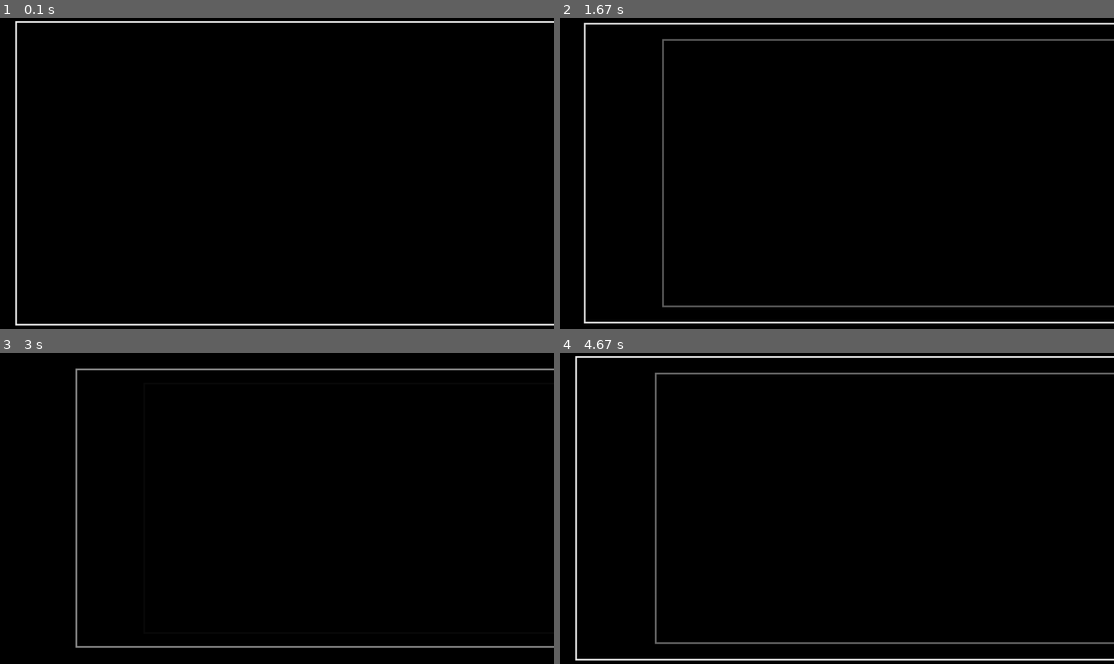
Above: before the commit, frames 1-4 (two rows, left to right).
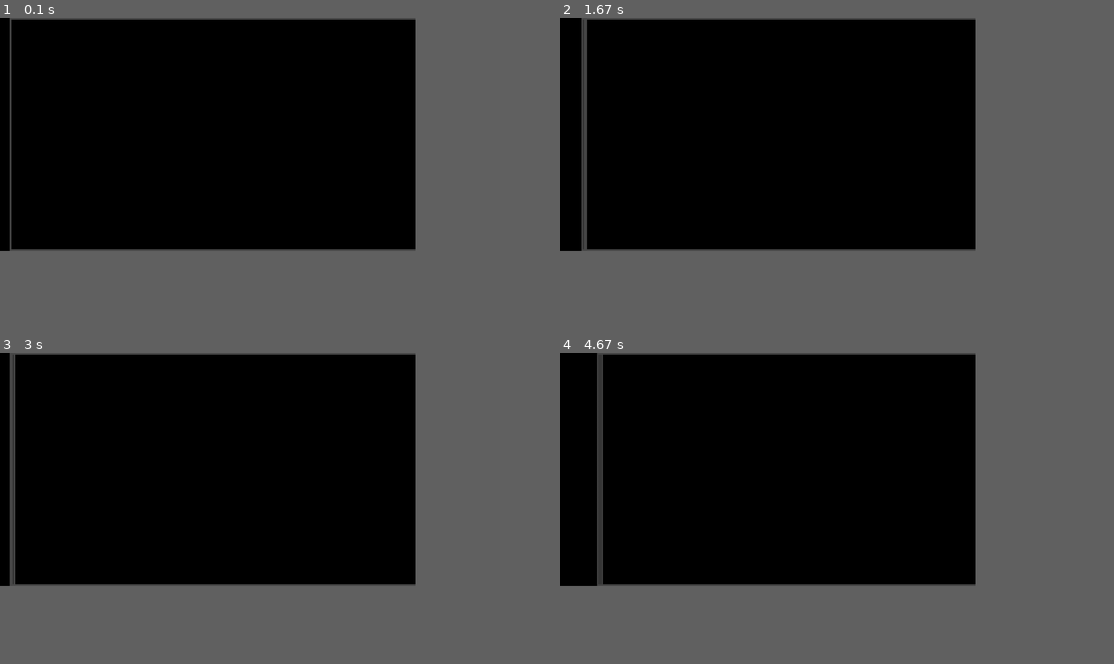
Above: after the commit, the same moments.

Repository: tmntr/Auditory_Game
Game: pygame game, started from New libraries/wobbling.py
The game is run twice, just before and just after one commit, with the same random seed, the same clock (stepped at 60 frames per second) and the same inputs.
Inputs:
- Up to frame 1 (0.1 s): no input
- Up to frame 2 (1.67 s): no input
- Up to frame 3 (3 s): no input
- Up to frame 4 (4.67 s): no input
The window is 900x506 before the commit and 675x379 after it. Grey fills any space a smaller window leaves; there, only what the larger window draws over its background counts as a difference.

The runs differ from the first frame. In frame 1, 2.9% of the frame differs, in the area x 1-100%, y 0-100%; in frame 2, 4.2%; in frame 3, 3.2%; in frame 4, 4.8%, in the area x 2-100%, y 0-100%.

Commit message:
Sorted out and fixed the combining of sounding and physicsing (I'd accidentally used a float as an index)

Diff:
--- a/New libraries/ffting.py
+++ b/New libraries/ffting.py
@@ -1,5 +1,6 @@
 import numpy as np
 import math
+import physicsing
 
 
 
@@ -11,7 +12,7 @@
     newsignal = np.zeros(N, dtype=np.complex128)
     freq = np.fft.fftfreq(N, T)
     for i in range(len(fftedsignal)):
-        newsignal[i] = fftedsignal[i] * (sf)**(freq[i]**2)
+        newsignal[i] = fftedsignal[i] * (physicsing.quick_attenuate(fftedsignal[i],sf))
 
     new_sample = np.real(np.fft.ifft(newsignal, N, norm='forward'))
 
--- a/New libraries/physicsing.py
+++ b/New libraries/physicsing.py
@@ -27,6 +27,8 @@
 #actually, since it will then just be plugged back into the decibel reducer, why not just use the scale factor straight away?
 def attenuate(ac,f,d):
     return math.exp(-ac*d*f**2)
+def quick_attenuate(sf,f):
+    return math.exp(-sf*f**2)
 
 def attenuate_scale_factor(ac,d):
     return math.exp(-ac*d)
--- a/New libraries/sounding.py
+++ b/New libraries/sounding.py
@@ -56,7 +56,7 @@
         self.rsound = np.array([])
         self.tempsound = self.sound
         self.index = 0
-        self.playing = False
+        self.playing = True
         self.phys = phys
         self.profiler = Profiler(phys)
         self.updatespeed = SR//20
@@ -86,9 +86,13 @@
         manager.queueSoundFrame(framel,framer,offsetl,offsetr)
 
     def cycle(self,listener):
-        self.profile(listener)
-        self.sendFrame(listener.manager)
-        self.index += 1
+        if self.playing:
+            self.profile(listener)
+            self.sendFrame(listener.manager)
+            self.index += 1
+            if self.index >= len(self.sound):
+                self.playing = False
+        self.index %= len(self.sound)
 
 
     def profile(self,listener):
@@ -101,9 +105,7 @@
             sample = self.profiler.profile(sample,listener)
             self.lsound[self.index:finalindex] = sample
             self.rsound[self.index:finalindex] = sample
-            for item in self.lsound[0:120]:
-                print(item)
-            x = 1/0
+
 
 
 
@@ -114,12 +116,12 @@
 
     def invsquare(self,soundsample,ophys):
         distance = self.phys.dist(ophys)+self.phys.w0+ophys.w0
-        scalefactor = ophys.w0**2/(distance)**2
+        scalefactor = self.phys.w0**2/(distance)**2
         newsample = soundsample*scalefactor
         return newsample
 
     def attenuateoverdistance(self,soundsample,ophys,substance = 'air'):
-        distance = self.phys.dist(ophys)+self.phys.w0+ophys.w0
+        distance = self.phys.dist(ophys)
         atco = physicsing.ac(substance)
         sf = physicsing.attenuate_scale_factor(atco,distance)
         newsample = ffting.attenuate_sample(soundsample,sf)
@@ -128,6 +130,7 @@
     def profile(self,sample,listener):
         sample = self.invsquare(sample,listener.phys)
         sample = self.attenuateoverdistance(sample,listener.phys,'air')
+        return sample
 
 
 class Ear:
@@ -140,10 +143,19 @@
 
 me = Ear(Physical(0,0),AudioManager())
 
-waves = Sounder(Physical(0,10))
+waves = Sounder(Physical(0,0,5))
 
 waves.set_sound_as_file('nestednicewaves.wav')
 
+time0 = 0
+time1 = time.time()
+
 while True:
+    time0 = time.time()
+    deltatime = time0 - time1
+
     waves.cycle(me)
     me.listen()
+    waves.phys.y += 1*deltatime
+
+    time1 = time0
--- a/New libraries/wobbling.py
+++ b/New libraries/wobbling.py
@@ -1,13 +1,13 @@
 import pygame
 import time
 
-numberofwobbles = 2
+numberofwobbles =3
 
-SCREENWIDTH = 1600
-SCREENHEIGHT = 900
+SCREENWIDTH = 1600*3/4
+SCREENHEIGHT = 900*3/4
 
 MAXAGE = 1
-MAXDISTANCE = 1
+MAXDISTANCE = 2
 z0 = 0.5
 pygame.init()
 
@@ -54,32 +54,34 @@
 
 
 
-forward = 0.125
+forward = 0.125*0
 right = 1
 
 wobbles = [Wobble(screen,forward,right)]
 
 time0 = 0
 time1 = time.time()
+
 while True:
     #thinking
     time0 = time.time()
     deltatime = time0 - time1
-    wobblekilllist = []
-    for wobble in wobbles:
-        wobble.cycle(deltatime)
-        if wobble.distance() > MAXDISTANCE:
-            wobblekilllist.append(wobble)
-    time1 = time0
-    if not len(wobbles):
-        wobbles.append(Wobble(screen, forward, right))
-    else:
-        if len(wobbles) < numberofwobbles:
-            if wobbles[-1].distance() > MAXDISTANCE / numberofwobbles:
-                wobbles.append(Wobble(screen, forward, right))
-    for item in wobblekilllist:
-        wobbles.remove(item)
     if deltatime >= 0:
+        wobblekilllist = []
+        for wobble in wobbles:
+            wobble.cycle(deltatime)
+            if wobble.distance() > MAXDISTANCE:
+                wobblekilllist.append(wobble)
+        time1 = time0
+        if not len(wobbles):
+            wobbles.append(Wobble(screen, forward, right))
+        else:
+            if len(wobbles) < numberofwobbles:
+                if wobbles[-1].distance() > MAXDISTANCE / numberofwobbles:
+                    wobbles.append(Wobble(screen, forward, right))
+        for item in wobblekilllist:
+            wobbles.remove(item)
+
         #showing
         screen.fill(0)
         for wobble in wobbles:
